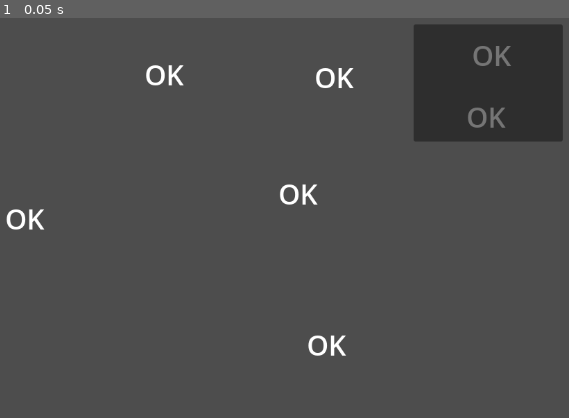
Above: before the commit, frame 1.
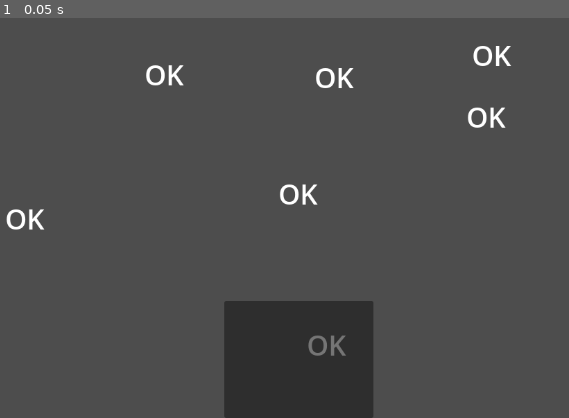
Above: after the commit, the same moment.

Repository: dao1701/base-game-godot
Game: Godot game, scene res://loader.tscn
Two runs of this game, one before a commit and one after it. Both use one fixed random seed, a clock stepped at 60 frames per second and the inputs below.
Inputs:
- Up to frame 1 (0.05 s): no input

The runs differ from the first frame. In frame 1, 15% of the frame differs, in the area x 39-99%, y 1-100%.
Error before the commit: Invalid call. Nonexistent function 'split' in base 'Nil'. (res://loader.tscn::GDScript_tjhs5:62)
Error after the commit: Invalid call. Nonexistent function 'split' in base 'Nil'. (res://loader.tscn::GDScript_tjhs5:63)

Commit message:
panel center

Diff:
--- a/loader.tscn
+++ b/loader.tscn
@@ -44,6 +44,7 @@
 	if version != new_version:
 		prints(\"No Patch\")
 		save(new_version)
+		OS.move_to_trash(ProjectSettings.globalize_path(path_pck))
 		download(\"https://raw.githubusercontent.com/dao1701/base-game-godot/main/patch.pck\",path_pck)
 		var code = await load_finished
 		var file = FileAccess.open(path_pck,FileAccess.READ)
--- a/src/main.tscn
+++ b/src/main.tscn
@@ -125,7 +125,13 @@
 vertical_alignment = 1
 
 [node name="Panel" type="Panel" parent="."]
-offset_left = 742.0
-offset_top = 80.0
-offset_right = 957.0
-offset_bottom = 249.0
+anchors_preset = 7
+anchor_left = 0.5
+anchor_top = 1.0
+anchor_right = 0.5
+anchor_bottom = 1.0
+offset_left = -107.5
+offset_top = -169.0
+offset_right = 107.5
+grow_horizontal = 2
+grow_vertical = 0
Not shown, changed: patch.pck
